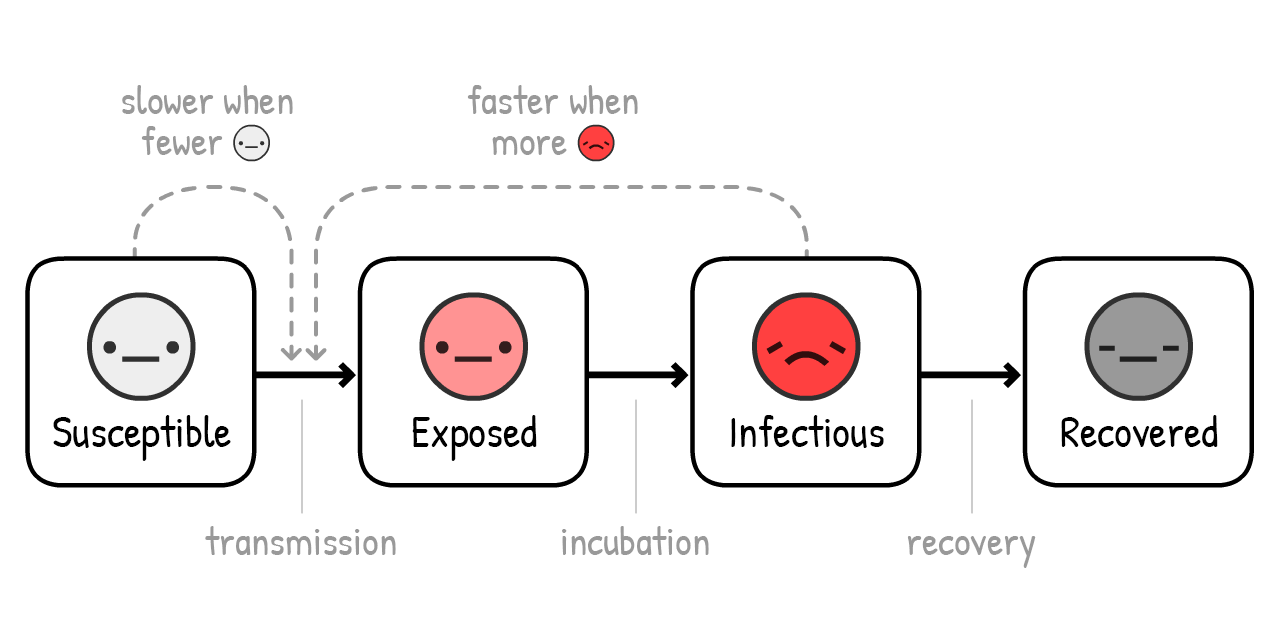
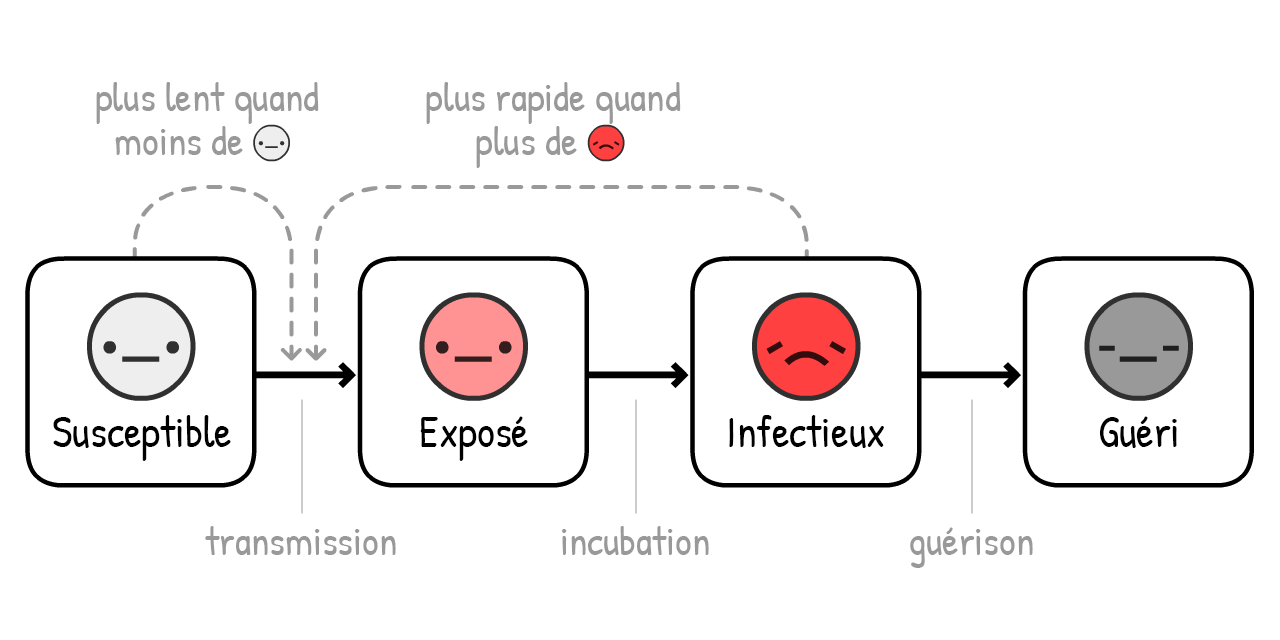
Layered file, before and after one edit (1280x640). Changes by layer:
renamed "slower when" to "plus lent quand", painted on it over [96, 82, 319, 124]
removed layer "fewer" over [141, 126, 223, 155]
added group "Groupe 1" with 2 layers above "plus rapide quand" over [115, 121, 290, 162]
added layer "moins de" in group "Groupe 1" over [115, 126, 243, 155]
added layer "Calque 2" in group "Groupe 1" over [245, 121, 290, 162]
renamed "faster when" to "plus rapide quand", painted on it over [426, 82, 681, 124]
removed layer "more" over [492, 136, 567, 155]
added group "Groupe 2" with 2 layers above "transmission" over [476, 122, 625, 168]
added layer "plus de" in group "Groupe 2" over [476, 126, 577, 168]
added layer "Calque 3" in group "Groupe 2" over [581, 122, 625, 162]
renamed "recovery" to "guérison", painted on it over [907, 527, 1036, 568]
renamed "Exposed" to "Exposé", painted on it over [412, 415, 537, 461]
renamed "Infectious" to "Infectieux", painted on it over [729, 415, 884, 448]
renamed "Recovered" to "Guéri", painted on it over [1061, 415, 1218, 448]
painted on "Calque 1" over [233, 124, 615, 162]
